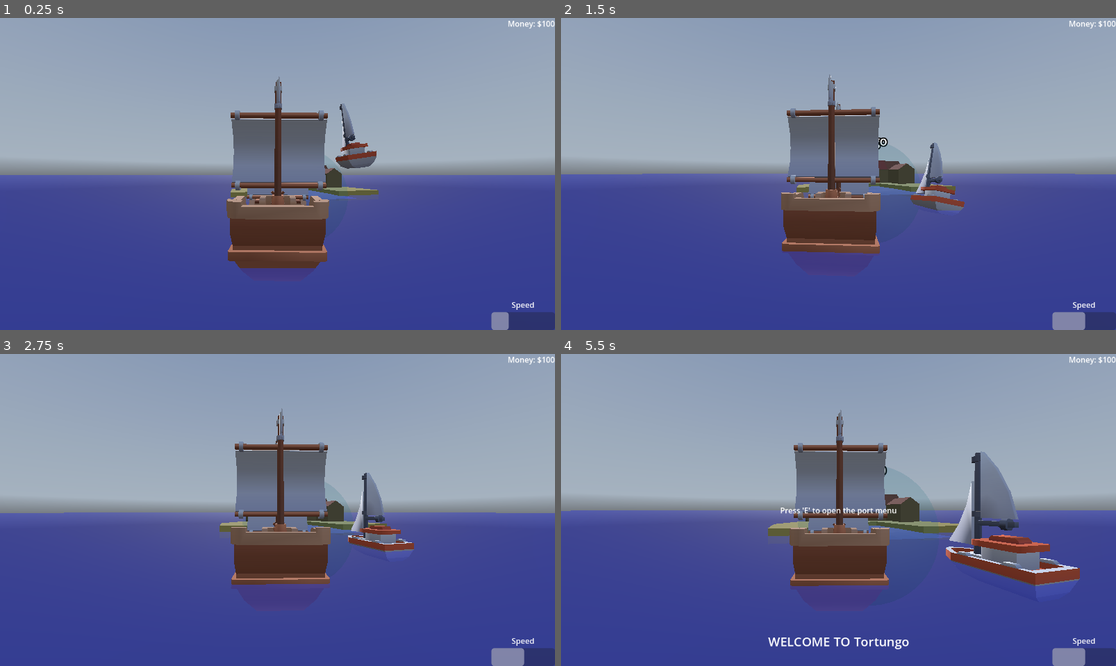
Above: before the commit, frames 1-4 (two rows, left to right).
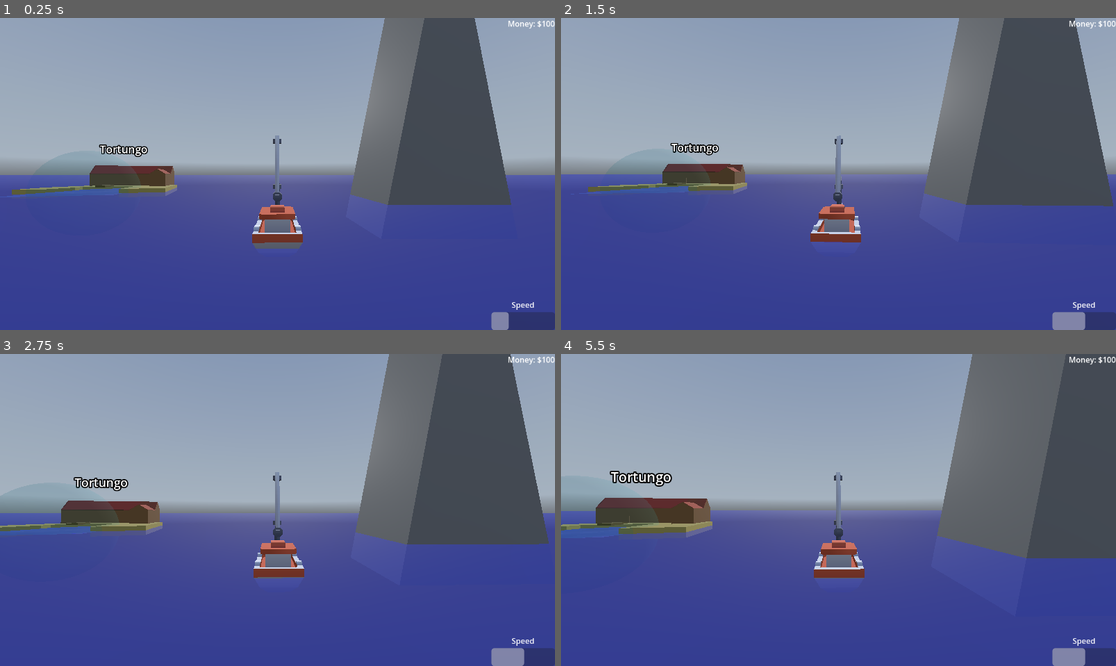
Above: after the commit, the same moments.

Repository: josephshell/UnnamedSailingGame
Game: Godot game, scene res://scenes/Main.tscn
Same seed, same stepped clock (60 frames per second), same inputs: the game is played once before the commit and once after it. A sky picture missing from this copy of the repository is replaced by a grey-blue gradient.
Inputs (mouse positions are in pixels of both pictures, inside the frame that each line leads up to):
- Up to frame 1 (0.25 s): no input
- Up to frame 2 (1.5 s): move the mouse to (866, 174) at 0.52 s; hold E (interact) 0.53-1.28 s; hold W (move_forward) from 0.53 s (still down); tap Space (jump) at 0.77 s; move the mouse to (810, 174) at 1.27 s; tap E (interact) at 1.35 s
- Up to frame 3 (2.75 s): keep holding W (move_forward); tap Space (jump) at 1.52 s; move the mouse to (288, 503) at 2.02 s; hold E (interact) from 2.03 s (still down)
- Up to frame 4 (5.5 s): keep holding W (move_forward); move the mouse to (832, 516) at 2.77 s; release E (interact) at 2.78 s; tap E (interact) at 2.85, 4.35 s; tap Space (jump) at 3.02, 3.77, 4.52 s; move the mouse to (877, 513) at 3.52 s; hold E (interact) 3.53-4.28 s; move the mouse to (794, 506) at 4.27 s; move the mouse to (844, 510) at 5.02 s; hold E (interact) from 5.03 s (still down)

The runs differ from the first frame. In frame 1, 24% of the frame differs, in the area x 0-93%, y 0-81%; in frame 2, 26%; in frame 3, 27%; in frame 4, 31%, in the area x 0-100%, y 0-95%.

Commit message:
Made wharfs function by changing out your boat

Diff:
--- a/scenes/Main.tscn
+++ b/scenes/Main.tscn
@@ -8,12 +8,11 @@
 [ext_resource type="Script" uid="uid://c1xlsw4e8yell" path="res://scenes/player/movement_component.gd" id="4_rcedf"]
 [ext_resource type="PackedScene" uid="uid://b665daxdyt8i5" path="res://scenes/trade/shop_ui.tscn" id="6_2rkij"]
 [ext_resource type="Script" uid="uid://0130vi54b4dc" path="res://scenes/trade/shop_container.gd" id="8_lhr70"]
-[ext_resource type="PackedScene" uid="uid://b1qi60wyfkxxj" path="res://scenes/boat/boat.tscn" id="8_rcedf"]
 [ext_resource type="Script" uid="uid://sftnp5i05o1d" path="res://scenes/trade/price_provider.gd" id="9_bjd11"]
 [ext_resource type="PackedScene" uid="uid://ctlsw56iex0xt" path="res://scenes/player/player_hud.tscn" id="9_q8u5g"]
+[ext_resource type="Script" uid="uid://dprds5n1u3qgk" path="res://scenes/trade/wharf/wharf_price_provider.gd" id="10_3p2gp"]
 [ext_resource type="Texture2D" uid="uid://cufbqx1wb1ke7" path="res://Assets/skybox/AllSkyFree_Sky_EpicBlueSunset_Equirect.png" id="11_wp0k4"]
 [ext_resource type="PackedScene" uid="uid://b6g1ukffxpx5a" path="res://scenes/trade/wharf/wharf.tscn" id="13_qmy6f"]
-[ext_resource type="PackedScene" uid="uid://c278o361p2bb3" path="res://scenes/boat/boat2.tscn" id="14_mwfav"]
 
 [sub_resource type="StandardMaterial3D" id="StandardMaterial3D_etftv"]
 transparency = 1
@@ -52,10 +51,9 @@
 script = ExtResource("4_rcedf")
 metadata/_custom_type_script = "uid://c1xlsw4e8yell"
 
-[node name="CameraController" type="Node" parent="." unique_id=1466040527 node_paths=PackedStringArray("character", "camera")]
+[node name="CameraController" type="Node" parent="." unique_id=1466040527 node_paths=PackedStringArray("camera")]
 unique_name_in_owner = true
 script = ExtResource("4_bl3fu")
-character = NodePath("../Boat")
 camera = NodePath("../Camera3D")
 base_follow_distance = 30.0
 camera_aim_height = 10.0
@@ -138,19 +136,20 @@
 [node name="ShopUI" parent="." unique_id=2123106438 instance=ExtResource("6_2rkij")]
 unique_name_in_owner = true
 
-[node name="Boat" parent="." unique_id=652707839 instance=ExtResource("8_rcedf")]
-unique_name_in_owner = true
-transform = Transform3D(1, 0, 0, 0, 1, 0, 0, 0, 1, 98.13656, -0.021572113, 12.37447)
-
-[node name="ShopContainer" type="Node3D" parent="." unique_id=389840558 node_paths=PackedStringArray("price_provider")]
+[node name="ShopContainer" type="Node3D" parent="." unique_id=389840558 node_paths=PackedStringArray("price_provider", "wharf_price_provider")]
 unique_name_in_owner = true
 script = ExtResource("8_lhr70")
 price_provider = NodePath("PriceProvider")
+wharf_price_provider = NodePath("WharfPriceProvider")
 metadata/_custom_type_script = "uid://0130vi54b4dc"
 
 [node name="PriceProvider" type="Node" parent="ShopContainer" unique_id=1103409489]
 script = ExtResource("9_bjd11")
 metadata/_custom_type_script = "uid://sftnp5i05o1d"
+
+[node name="WharfPriceProvider" type="Node" parent="ShopContainer" unique_id=1078913454]
+script = ExtResource("10_3p2gp")
+metadata/_custom_type_script = "uid://dprds5n1u3qgk"
 
 [node name="CaféLoca" parent="ShopContainer" unique_id=221879639 node_paths=PackedStringArray("trade_inventory") instance=ExtResource("4_qawyw")]
 transform = Transform3D(0.3011386, 0, 0.9535804, 0, 1, 0, -0.9535804, 0, 0.3011386, -188.62154, -7.6293945e-06, -178.10767)
@@ -203,7 +202,7 @@
 [node name="Wharf" parent="ShopContainer" unique_id=391553904 instance=ExtResource("13_qmy6f")]
 transform = Transform3D(1, 0, 0, 0, 1, 0, 0, 0, 1, 221.00714, 0, -4.1879272)
 wharf_name = "Big Ship Isle"
-ships_available = Array[String](["Frigate", "Teacup"])
+ships_available = Array[int]([0, 1])
 
 [node name="PlayerHud" parent="." unique_id=1893105796 instance=ExtResource("9_q8u5g")]
 unique_name_in_owner = true
@@ -211,9 +210,6 @@
 [node name="WorldEnvironment" type="WorldEnvironment" parent="." unique_id=673783855]
 environment = SubResource("Environment_mwfav")
 camera_attributes = SubResource("CameraAttributesPractical_3p2gp")
-
-[node name="Boat2" parent="." unique_id=465670974 instance=ExtResource("14_mwfav")]
-transform = Transform3D(0.9925844, 0.12155752, 0, -0.12155752, 0.9925844, 0, 0, 0, 1, 79.95691, 11.496674, 30.790947)
 
 [connection signal="backwards_pressed" from="InputComponent" to="." method="_on_input_component_backwards_pressed"]
 [connection signal="exit_pressed" from="InputComponent" to="." method="_on_input_component_exit_pressed"]
--- a/scenes/boat/boat.gd
+++ b/scenes/boat/boat.gd
@@ -1,5 +1,6 @@
 class_name Boat extends RigidBody3D
 
+@export var ship_type: Enums.Ships
 @export var water_drag: float = 0.05
 @export var water_angular_drag: float = 0.05
 @export var movement_characteristics: MovementCharacteristics
--- a/scenes/boat/boat2.tscn
+++ b/scenes/boat/boat2.tscn
@@ -17,6 +17,7 @@
 center_of_mass_mode = 1
 center_of_mass = Vector3(0, -2, 0)
 script = ExtResource("1_6eetj")
+ship_type = 1
 movement_characteristics = NodePath("MovementCharacteristics")
 metadata/_custom_type_script = "uid://bf068gmbjqsqk"
 
@@ -64,4 +65,8 @@
 
 [node name="MovementCharacteristics" type="Node" parent="." unique_id=491809945]
 script = ExtResource("5_ekgag")
+turning_torque = 100.0
+max_turning_speed = 0.419
+turning_speed = 0.008
+turning_drift = 0.005
 metadata/_custom_type_script = "uid://n0d4t1f6ey7k"
--- a/scenes/main.gd
+++ b/scenes/main.gd
@@ -1,4 +1,9 @@
 extends Node3D
+
+const BIG_SHIP = preload("uid://b1qi60wyfkxxj")
+const SMALL_SHIP = preload("uid://c278o361p2bb3")
+
+const PLAYER_GROUP = &"player"
 
 @onready var shop_ui: ShopUI = %ShopUI
 @onready var shop_name_ui = %ShopNameUI
@@ -12,32 +17,72 @@
 
 @onready var movement_component: MovementComponent = %MovementComponent
 @onready var camera_controller = %CameraController
-@onready var boat: Boat = %Boat
 
 var near_shop: TradingPost
+var near_wharf: Wharf
+
+var boat: Boat
 
 # Called when the node enters the scene tree for the first time.
 func _ready() -> void:
 	disable_shop_menu()
 	shop_name_ui.hide()
 	Input.mouse_mode = Input.MOUSE_MODE_CAPTURED
-	movement_component.boat = boat
+	configure_new_boat(null, Enums.Ships.SMALL_SHIP)
 	player_hud.set_player_inventory(player_trade_inventory)
 	player_hud.set_speed(movement_component.get_speed_mode())
-	boat.sense_area.add_to_group("player")
 
 	for child in shop_container.get_trading_posts():
 		if child is TradingPost:
 			child.trading_post_entered.connect(_on_trading_post_entered)
 			child.trading_post_exited.connect(_on_trading_post_exited)
 
+	for child in shop_container.get_wharfs():
+		if child is Wharf:
+			child.wharf_entered.connect(_on_wharf_entered)
+			child.wharf_exited.connect(_on_wharf_exited)
+
+func configure_new_boat(old_boat: Boat, new_ship_type: Enums.Ships):
+	var new_boat: Boat = instantiate_boat_from_type(new_ship_type)
+	if not new_boat:
+		push_error("Failed to configure new boat from ship type: ", new_ship_type)
+		return
+	if old_boat:
+		var old_position := old_boat.position
+		var old_rotation := old_boat.rotation
+		flush_shop_detection()
+		old_boat.sense_area.remove_from_group(PLAYER_GROUP)
+		old_boat.queue_free()
+		new_boat.position = old_position
+		new_boat.rotation = old_rotation
+	add_child(new_boat)
+	movement_component.configure(new_boat)
+	camera_controller.character = new_boat
+	new_boat.sense_area.add_to_group(PLAYER_GROUP)
+	boat = new_boat
+
+func instantiate_boat_from_type(ship_type: Enums.Ships) -> Boat:
+	var new_boat: Boat
+	match ship_type:
+		Enums.Ships.BIG_SHIP:
+			new_boat = BIG_SHIP.instantiate()
+		Enums.Ships.SMALL_SHIP:
+			new_boat = SMALL_SHIP.instantiate()
+		_:
+			pass
+	return new_boat
+
+func flush_shop_detection():
+	_on_boat_player_left_post()
+	_on_boat_player_left_wharf()
+
 #region TradingPost Signals
 func _on_trading_post_entered(trading_post: TradingPost, area: Area3D):
-	if area.is_in_group("player"):
+	if area.is_in_group(PLAYER_GROUP):
 		_on_boat_player_arrived_at_post(trading_post)
 
 func _on_trading_post_exited(_trading_post: TradingPost, area: Area3D):
-	if area.is_in_group("player"):
+	if area.is_in_group(PLAYER_GROUP):
 		_on_boat_player_left_post()
 
 func _on_boat_player_arrived_at_post(trading_post: TradingPost):
@@ -49,7 +94,26 @@
 func _on_boat_player_left_post():
 	disable_shop_menu()
 	near_shop = null
-
+#endregion
+
+#region Wharf Signals
+func _on_wharf_entered(wharf: Wharf, area: Area3D):
+	if area.is_in_group(PLAYER_GROUP):
+		_on_boat_player_arrived_at_wharf(wharf)
+
+func _on_wharf_exited(wharf: Wharf, area: Area3D):
+	if area.is_in_group(PLAYER_GROUP):
+		_on_boat_player_left_wharf()
+
+func _on_boat_player_arrived_at_wharf(wharf: Wharf):
+	shop_name_label.text = "WELCOME TO %s" % wharf.wharf_name
+	shop_ui.toggle_tutorial_popup(true)
+	shop_name_ui.show()
+	near_wharf = wharf
+
+func _on_boat_player_left_wharf():
+	disable_shop_menu()
+	near_wharf = null
 #endregion
 
 func capture_mouse():
@@ -200,6 +264,15 @@
 func _on_input_component_interact_pressed():
 	if near_shop:
 		initiate_shop_menu()
+	if near_wharf:
+		var current_boat: Boat = boat
+		var available_boats: Array[Enums.Ships] = near_wharf.get_ships_available()
+		var non_active_boats: Array[Enums.Ships] = available_boats.filter(func(ship_type): return ship_type != current_boat.ship_type)
+		if non_active_boats.size() > 0:
+			var new_ship_type = non_active_boats.pick_random()
+			configure_new_boat(current_boat, new_ship_type)
+		else:
+			push_error("Cannot swap boats, no different ship type available at destination wharf.")
 
 #endregion
 
--- a/scenes/player/camera_controller.gd
+++ b/scenes/player/camera_controller.gd
@@ -18,7 +18,7 @@
 
 # Called when the node enters the scene tree for the first time.
 func _ready():
-	if not character or not camera:
+	if not camera:
 		push_error("Error in camera controller ready. Character: ", character, " camera: ", camera)
 		return
 
--- a/scenes/player/movement_component.gd
+++ b/scenes/player/movement_component.gd
@@ -9,11 +9,10 @@
 ## and decreases slowly
 var _current_turn_amount: float = 0
 
-@onready var boat: Boat = %Boat
+var boat: Boat
 
-func _ready():
-	await boat.ready
-	var stats = boat.movement_characteristics
+func configure(new_boat: Boat):
+	var stats: MovementCharacteristics = new_boat.movement_characteristics
 	_speed_by_mode[SpeedMode.NONE] = 0.0
 	_speed_by_mode[SpeedMode.REVERSE] = stats.speed_reverse
 	_speed_by_mode[SpeedMode.LOW] = stats.speed_low
@@ -24,9 +23,12 @@
 	_acceleration_by_mode[SpeedMode.LOW] = stats.acceleration_low
 	_acceleration_by_mode[SpeedMode.MEDIUM] = stats.acceleration_medium
 	_acceleration_by_mode[SpeedMode.FAST] = stats.acceleration_fast
+	boat = new_boat
 
 
 func _physics_process(_delta):
+	if not boat:
+		return
 	_handle_velocity()
 	_handle_turning()
 
@@ -41,6 +43,18 @@
 func get_speed_mode() -> SpeedMode:
 	return _speed_mode
 
+func on_turn_input(turn_input: float):
+	if not boat:
+		return
+	var turn_amount := 0.0
+	if turn_input == 0.0 and abs(_current_turn_amount) > 0.1:
+		var direction_to_zero_turn = -sign(_current_turn_amount)
+		turn_amount = boat.movement_characteristics.turning_drift * direction_to_zero_turn
+	else:
+		turn_amount = boat.movement_characteristics.turning_speed * turn_input
+
+	_current_turn_amount = clampf(_current_turn_amount + turn_amount, -boat.movement_characteristics.max_turning_speed, boat.movement_characteristics.max_turning_speed)
+
 ## TODO: Front of ship needs to be pointing along the -Z axis
 func _get_boat_forward_direction() -> Vector3:
 	return boat.global_basis * Vector3.FORWARD
@@ -51,16 +65,6 @@
 	if boat_speed <= _speed_by_mode[_speed_mode]:
 		forward_direction = -forward_direction if not _speed_mode == SpeedMode.REVERSE else forward_direction
 		boat.apply_central_force(forward_direction * _acceleration_by_mode[_speed_mode] * boat.mass)
-
-func on_turn_input(turn_input: float):
-	var turn_amount := 0.0
-	if turn_input == 0.0 and abs(_current_turn_amount) > 0.1:
-		var direction_to_zero_turn = -sign(_current_turn_amount)
-		turn_amount = boat.movement_characteristics.turning_drift * direction_to_zero_turn
-	else:
-		turn_amount = boat.movement_characteristics.turning_speed * turn_input
-
-	_current_turn_amount = clampf(_current_turn_amount + turn_amount, -boat.movement_characteristics.max_turning_speed, boat.movement_characteristics.max_turning_speed)
 
 func _handle_turning():
 	var boat_speed = boat.linear_velocity.length()
--- a/scenes/trade/shop_container.gd
+++ b/scenes/trade/shop_container.gd
@@ -17,6 +17,9 @@
 func get_trading_posts() -> Array[TradingPost]:
 	return trading_posts
 
+func get_wharfs() -> Array[Wharf]:
+	return wharfs
+
 func get_rumors(current_trading_post: TradingPost) -> Array[GlobalClasses.Rumor]:
 	var rumors: Array[GlobalClasses.Rumor] = []
 	for trading_post in trading_posts:
@@ -31,7 +34,7 @@
 			))
 	for wharf in wharfs:
 		var wharf_name := wharf.wharf_name
-		var ships := ", ".join(wharf.get_ships_available())
+		var ships := ", ".join(wharf.get_ships_available().map(func(ship): return Enums.Ships.find_key(ship)))
 		rumors.append(GlobalClasses.Rumor.new(
 			"%s is selling the following ships %s" % [wharf_name, ships],
 			wharf
--- a/scenes/trade/wharf/wharf.gd
+++ b/scenes/trade/wharf/wharf.gd
@@ -4,7 +4,7 @@
 signal wharf_exited(wharf: Wharf, area: Area3D)
 
 @export var wharf_name: String = "UNNAMED"
-@export var ships_available: Array[String] = []
+@export var ships_available: Array[Enums.Ships] = []
 
 @onready var billboard: Label3D = %Billboard
 
@@ -19,5 +19,5 @@
 	)
 	billboard.text = wharf_name
 
-func get_ships_available() -> Array[String]:
+func get_ships_available() -> Array[Enums.Ships]:
 	return ships_available
--- a/scripts/autoloads/enums.gd
+++ b/scripts/autoloads/enums.gd
@@ -10,3 +10,8 @@
 	COFFEE,
 	RUM
 }
+
+enum Ships {
+	BIG_SHIP,
+	SMALL_SHIP
+}
